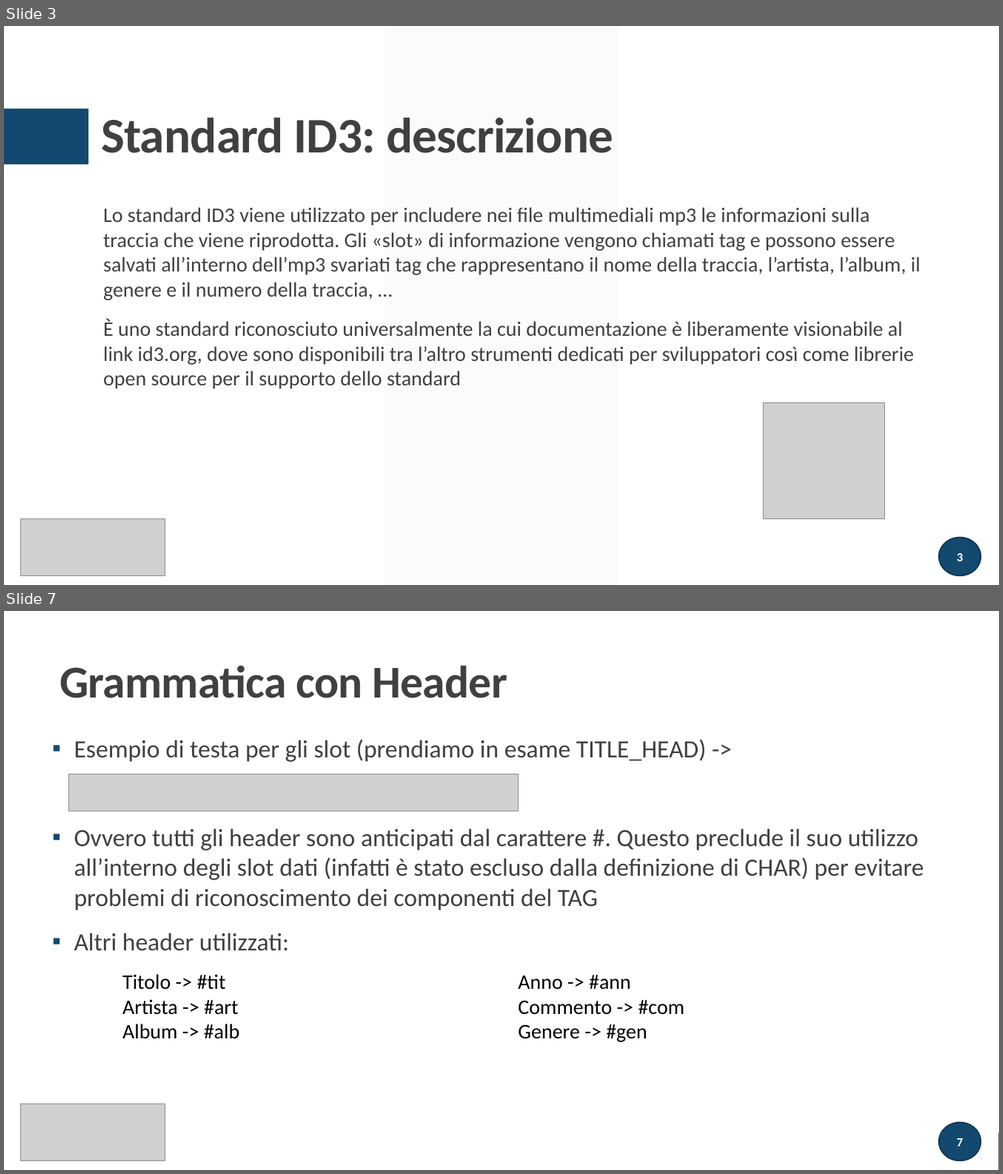
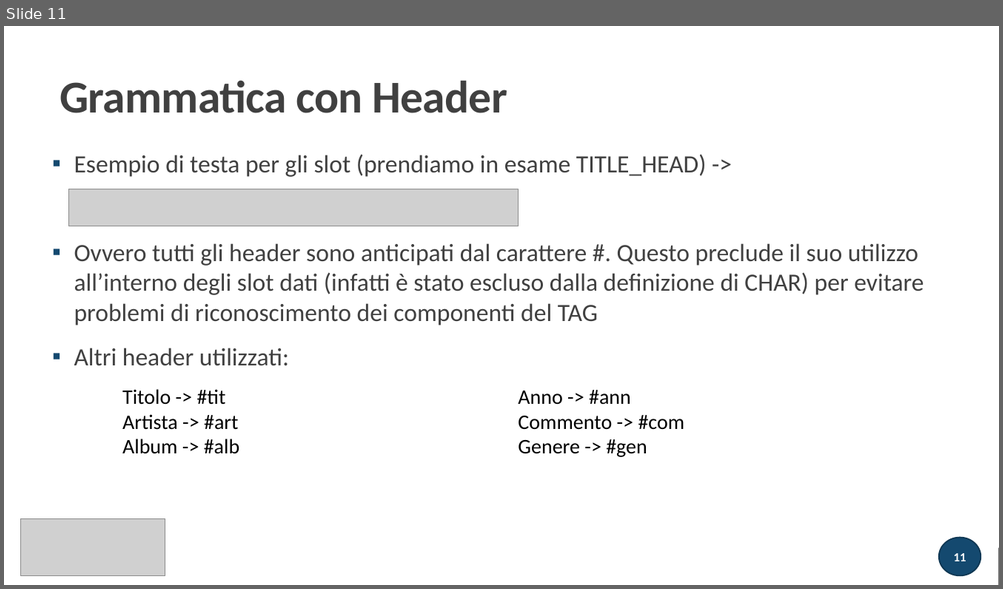
Before and after one commit to atusghen/SimpleID3, a slide deck: presentazione tecnica.pptx. Shown one above the other, each under a label of ours: slides 3 and 7 before the commit, slide 11 after it; the slides between them are not shown. The pictures are 1003x1174 and 1003x589 pixels, drawn with LibreOffice and Linux fonts; fonts in the diff are those of the drawing; grey boxes stand for pictures. Boxes give left, top, right and bottom in pixels: in the first picture for what was removed or moved away, otherwise in the second. Text is boxed around its words. In the diff, an @@ line names an element or a change of style, - is before the commit and + after.

```diff
--- a/presentazione tecnica.pptx
+++ b/presentazione tecnica.pptx
@@ slide 3 removed at <box>4,26,999,585</box>, background #FFFFFF @@
@@ parallelogram removed at <box>384,26,617,585</box> @@
@@ rectangle removed at <box>4,109,88,165</box> @@
@@ title removed at <box>101,118,613,153</box> @@
-Standard ID3: descrizione
@@ text removed at <box>103,207,920,389</box> @@
-Lo standard ID3 viene utilizzato per includere nei file multimediali mp3 le informazioni sulla traccia che viene riprodotta. Gli «slot» di informazione vengono chiamati tag e possono essere salvati all’interno dell’mp3 svariati tag che rappresentano il nome della traccia, l’artista, l’album, il genere e il numero della traccia, …
-È uno standard riconosciuto universalmente la cui documentazione è liberamente visionabile al link id3.org, dove sono disponibili tra l’altro strumenti dedicati per sviluppatori così come librerie open source per il supporto dello standard
@@ picture removed at <box>763,403,885,519</box> @@
@@ picture removed at <box>21,519,166,577</box> @@
@@ page number removed at <box>939,538,981,576</box> @@
-3
@@ what was slide 7 is now slide 11 @@
@@ page number at <box>953,554,966,562</box>: text changed @@
-7
+11
```
Also in this commit, not shown: 4 slides changed, 13 slides added, 3 other slides removed, 3 other files.
